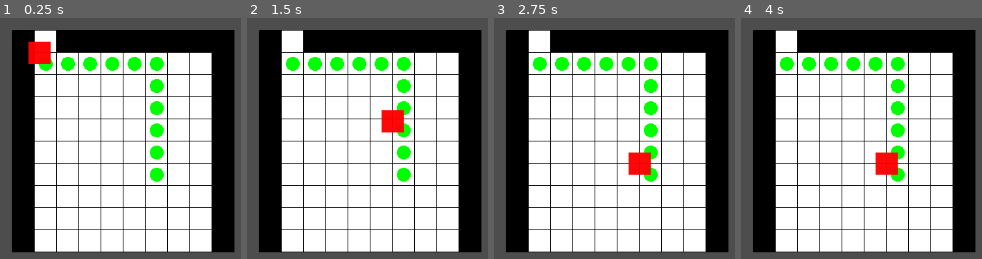
Above: before the commit, frames 1-4 (left to right).
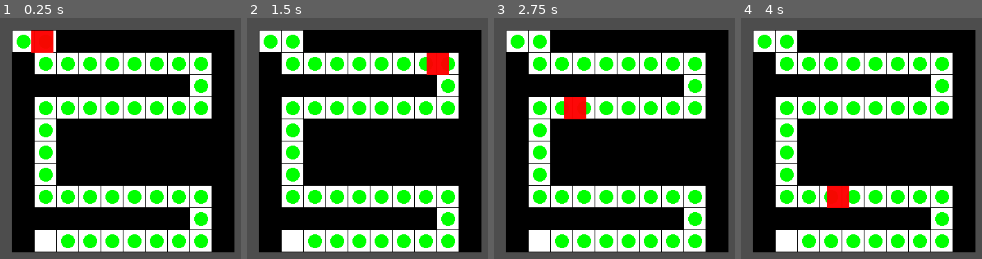
Above: after the commit, the same moments.

Repository: gkabadzhov/heistproto
Game: Godot game, scene res://Scenes/HeistExecution.tscn
The game is run twice, just before and just after one commit, with the same random seed, the same clock (stepped at 60 frames per second) and the same inputs.
Inputs (mouse positions are in pixels of both pictures, inside the frame that each line leads up to):
- Up to frame 1 (0.25 s): no input
- Up to frame 2 (1.5 s): tap Enter at 0.5 s; move the mouse to (434, 95) at 0.52 s; hold W 0.53-1.25 s; tap 1 at 0.6 s; click (434, 95) at 0.67 s; tap Space at 0.77 s; drag from (outside the picture) to (outside the picture) at 1.27 s
- Up to frame 3 (2.75 s): move the mouse to (outside the picture) at 2.02 s; hold W from 2.03 s (still down); tap 3 at 2.1 s
- Up to frame 4 (4 s): release W at 2.75 s; drag from (outside the picture) to (outside the picture) at 2.77 s; move the mouse to (outside the picture) at 3.52 s; tap 5 at 3.6 s; tap Space at 3.77 s

The runs differ from the first frame. In frame 1, 39% of the frame differs, in the area x 4-88%, y 4-96%; in frame 2, 39%; in frame 3, 39%; in frame 4, 39%.

Commit message:
fixed issue with grid. It takes coordinates in reverse (height, width)

Diff:
--- a/Scripts/CharacterAStar.gd
+++ b/Scripts/CharacterAStar.gd
@@ -12,8 +12,9 @@
 	pathfinding = get_parent()
 	tile_size = pathfinding.TILE_SIZE
 
-	var start = Vector2(1,1)
-	var goal = Vector2(6,6)
+	#For some bullshit reason i can't bother to fix - we pass the Y first, the X second
+	var start = Vector2(0,0)
+	var goal = Vector2(2,9)
 
 	path = pathfinding.find_path(start, goal)
 	current_path_index = 0
@@ -23,14 +24,14 @@
 # Called every frame. 'delta' is the elapsed time since the previous frame.
 func _process(delta):
 	if current_path_index < path.size():
-		var target = path[current_path_index] * tile_size
+		var target = (path[current_path_index] + Vector2(0.5,0.5)) * tile_size
 
 		var direction = (target - global_position).normalized()
 
 		global_position += direction * speed * delta
 
 		print("Moving towards:", target, " at index: ", path[current_path_index])
-		print("Current position:", global_position)
+		print("Current position:", position)
 		print("Direction:", direction)
 
 		if global_position.distance_to(target) < 1:
--- a/Scripts/Pathfinding.gd
+++ b/Scripts/Pathfinding.gd
@@ -8,17 +8,17 @@
 var path = []
 
 var grid = [
+		[1,1,0,0,0,0,0,0,0,0],
+		[0,1,1,1,1,1,1,1,1,0],
+		[0,0,0,0,0,0,0,0,1,0],
+		[0,1,1,1,1,1,1,1,1,0],
+		[0,1,0,0,0,0,0,0,0,0],
+		[0,1,0,0,0,0,0,0,0,0],
 		[0,1,0,0,0,0,0,0,0,0],
 		[0,1,1,1,1,1,1,1,1,0],
+		[0,0,0,0,0,0,0,0,1,0],
 		[0,1,1,1,1,1,1,1,1,0],
-		[0,1,1,1,1,1,1,1,1,0],
-		[0,1,1,1,1,1,1,1,1,0],
-		[0,1,1,1,1,1,1,1,1,0],
-		[0,1,1,1,1,1,1,1,1,0],
-		[0,1,1,1,1,1,1,1,1,0],
-		[0,1,1,1,1,1,1,1,1,0],
-		[0,1,1,1,1,1,1,1,1,0],
-		[0,1,0,0,0,0,0,0,0,0],
+		[0,1,0,0,0,0,0,0,0,0]
 	]
 
 #Directions for moving through the grid (diagonales included)
@@ -66,6 +66,7 @@
 				g_score[neighbour] = tentative_g_score
 				f_score[neighbour] = g_score[neighbour] + heurestic(neighbour, goal)
 				if neighbour not in open_set:
+					var cord = neighbour * TILE_SIZE
 					open_set.append(neighbour)
 
 	path = [] #return empty if no path found\
@@ -88,7 +89,7 @@
 	#TODO: ellaborate logic
 	#Currently checks if tile is within grid bounds and not an obstacle
 	if nodePosition.x >= 0 and nodePosition.x < GRID_WIDTH and nodePosition.y >= 0 and nodePosition.y < GRID_HEIGHT:
-		return grid[int(nodePosition.x)][int(nodePosition.y)] == 1
+		return grid[int(nodePosition.y)][int(nodePosition.x)] == 1
 	return false
 
 func reconstruct_path(came_from, current):
@@ -109,7 +110,6 @@
 			draw_rect(Rect2(pos, Vector2(TILE_SIZE, TILE_SIZE)), color, true)
 			draw_rect(Rect2(pos, Vector2(TILE_SIZE, TILE_SIZE)), Color(0,0,0), false)
 
-			var coord_text = str(x, ",", y)
 
 	if path.size() > 0:
 		for point in path:
Not shown, added: Scenes/AStar/pat7CEE.tmp
